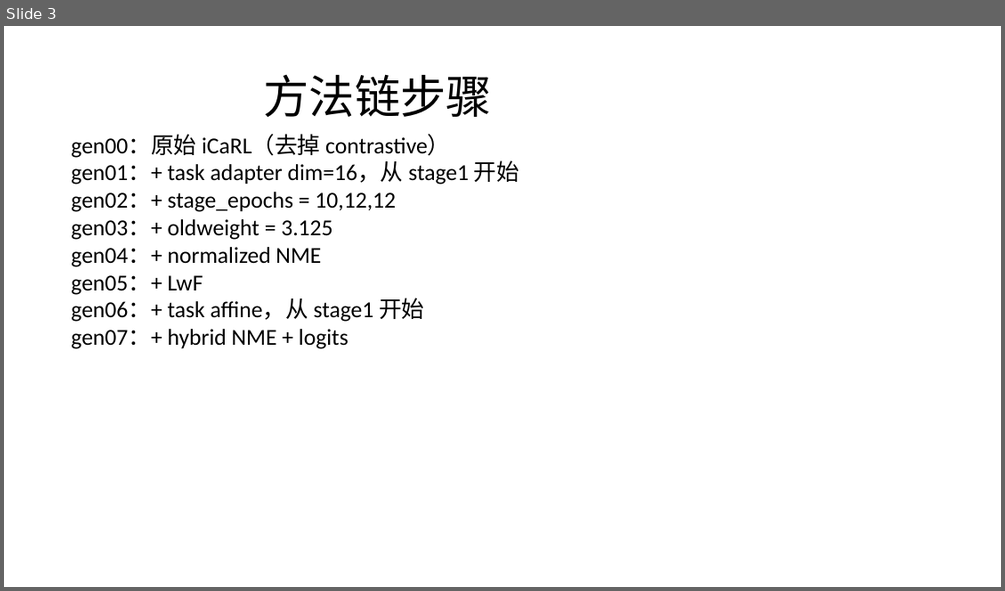
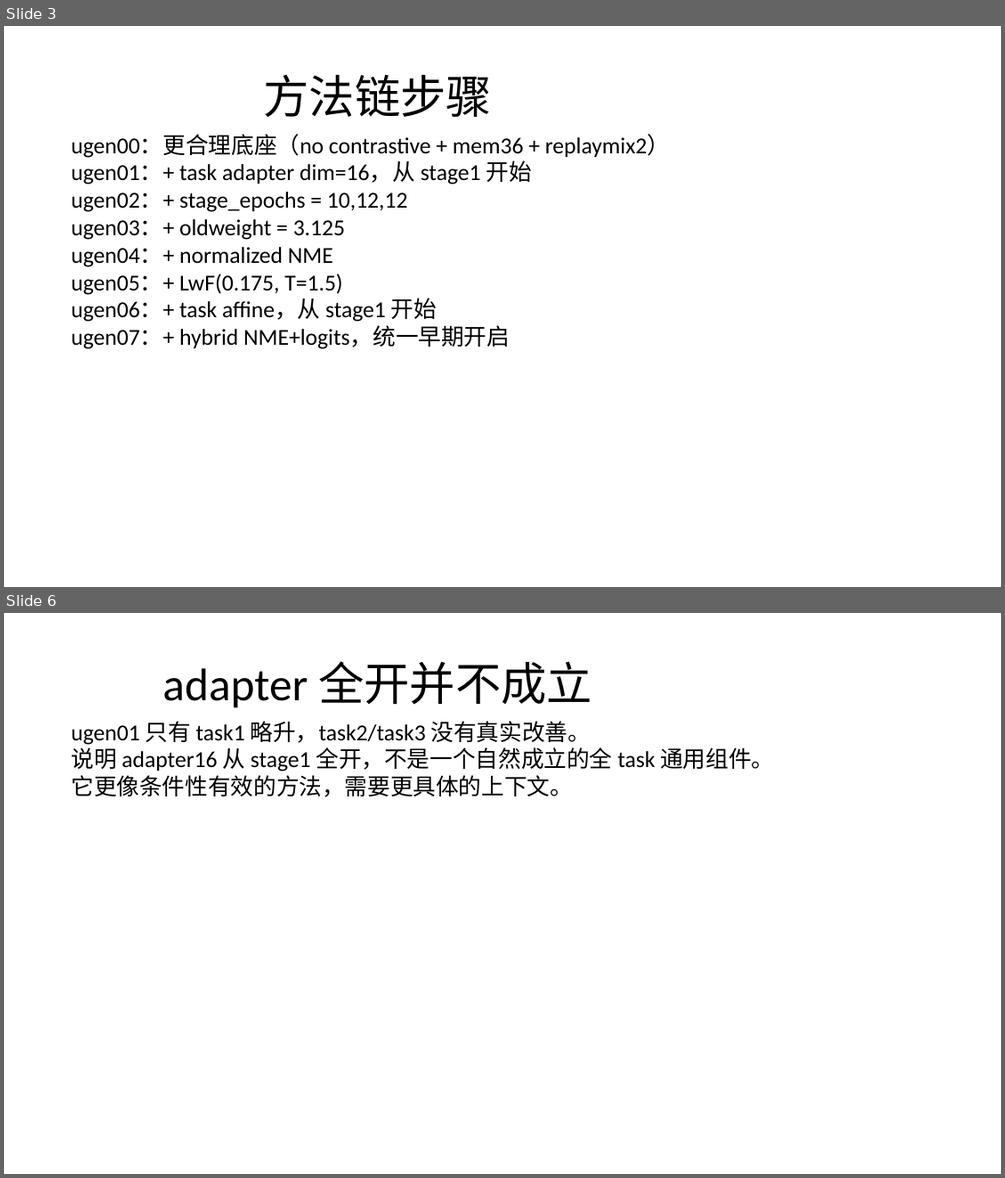
Before and after one commit to DevDreamerCB/iCaRL_codex, a slide deck: research/general_methods_chain_20260323_zh.pptx. Shown one above the other, each under a label of ours: slide 3 before the commit, slides 3 and 6 after it; the slides between them are not shown. The pictures are 1005x591 and 1005x1178 pixels, drawn with LibreOffice and Linux fonts; fonts in the diff are those of the drawing. Boxes give left, top, right and bottom in pixels: in the first picture for what was removed or moved away, otherwise in the second. Text is boxed around its words. In the diff, an @@ line names an element or a change of style, - is before the commit and + after.

Commit message:
Correct universal methods chain with replaymix base

```diff
--- a/research/general_methods_chain_20260323_zh.pptx
+++ b/research/general_methods_chain_20260323_zh.pptx
@@ slide 6 added at [4,613,1001,1174], background #FFFFFF @@
@@ title added at [162,661,592,708], 44 pt, text #000000 @@
+adapter 全开并不成立
@@ text added at [71,721,774,797], 22 pt, text #000000 @@
+ugen01 只有 task1 略升，task2/task3 没有真实改善。
+说明 adapter16 从 stage1 全开，不是一个自然成立的全 task 通用组件。
+它更像条件性有效的方法，需要更具体的上下文。
@@ slide 3 changed as well @@
@@ text at [71,135,670,349]: text changed @@
-gen00：原始 iCaRL（去掉 contrastive）
-gen01：+ task adapter dim=16，从 stage1 开始
-gen02：+ stage_epochs = 10,12,12
-gen03：+ oldweight = 3.125
-gen04：+ normalized NME
-gen05：+ LwF
-gen06：+ task affine，从 stage1 开始
-gen07：+ hybrid NME + logits
+ugen00：更合理底座（no contrastive + mem36 + replaymix2）
+ugen01：+ task adapter dim=16，从 stage1 开始
+ugen02：+ stage_epochs = 10,12,12
+ugen03：+ oldweight = 3.125
+ugen04：+ normalized NME
+ugen05：+ LwF(0.175, T=1.5)
+ugen06：+ task affine，从 stage1 开始
+ugen07：+ hybrid NME+logits，统一早期开启
```
Also in this commit, not shown: 2 other slides changed, 8 other slides added, 8 slides removed, 6 other files.
